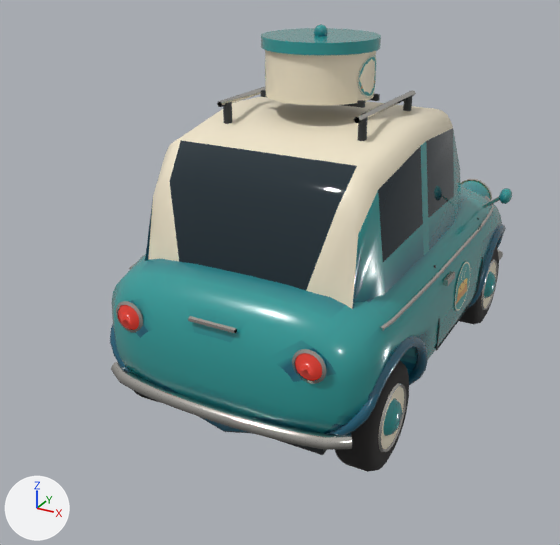
What one commit did to the glTF model art/exports/microcar.glb.
Before and after are seen from a 50 mm lens placed at (1.71, -3.78, 2.35), pointed at (-0.23, -0.25, 0.58). The axes (+X, +Y, +Z) are drawn at lower left. The lights are the same throughout. The older version comes first. Vertices at exactly the same position are counted once.

Script lines for the objects in view, before the commit:
```python
mat_car_glass = bpy.data.materials.new('car_glass')
mat_car_glass.use_nodes = True; mat_car_glass.node_tree.nodes.clear()
_N = mat_car_glass.node_tree.nodes; _L = mat_car_glass.node_tree.links
n0 = _N.new('ShaderNodeBsdfPrincipled'); n0.name = 'Principled BSDF'
n0.inputs[2].default_value = 0.05  # 'Roughness'
n1 = _N.new('ShaderNodeOutputMaterial'); n1.name = 'Material Output'
n2 = _N.new('ShaderNodeMix'); n2.name = 'Mix'
n2.data_type = 'RGBA'
n2.blend_type = 'MULTIPLY'
n2.inputs[0].default_value = 1.0  # 'Factor'
n2.inputs[7].default_value = (0.0137, 0.0273, 0.0369, 1.0)  # 'B', dark blue #1f2e36
n3 = _N.new('ShaderNodeVertexColor'); n3.name = 'Color Attribute'
_L.new(n0.outputs[0], n1.inputs[0])  # 'BSDF' to 'Surface'
_L.new(n2.outputs[2], n0.inputs[0])  # 'Result' to 'Base Color'
_L.new(n3.outputs[0], n2.inputs[6])  # 'Color' to 'A'
me_microcar = bpy.data.meshes.new('microcar')
me_microcar.from_pydata(...)  # 5776 vertices, 10107 faces; spans x -0.82..0.82, y -1.34..1.37, z 0.0..1.94
me_microcar.materials.append(mat_car_teal)
me_microcar.materials.append(mat_car_trim)
me_microcar.materials.append(mat_car_cream)
me_microcar.materials.append(mat_car_glass)
me_microcar.materials.append(mat_car_tyre)
me_microcar.materials.append(mat_car_chrome)
me_microcar.materials.append(mat_car_box)
me_microcar.materials.append(mat_car_lamp)
me_microcar.materials.append(mat_car_tail)
me_microcar.materials.append(mat_car_seat)
ob_microcar = bpy.data.objects.new('microcar', me_microcar)
ob_microcar.location = (0.0, 0.0, 0.0)
```
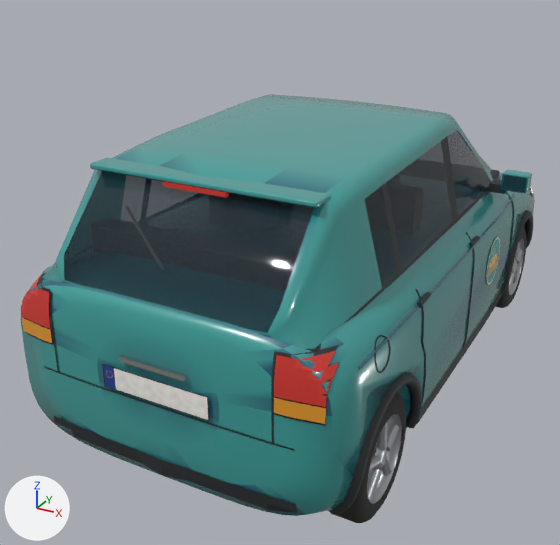
Boxes (x1, y1, x2, y2) around the edits, measured in the pictures (560 x 545 px; the box of a moved part takes in the faces that stretch with it):
'microcar', surface changed, reshaped (28% wider): before (110, 24, 512, 472); after (21, 94, 535, 523)
part 1 of me_microcar, moved or reshaped (not visible afterwards): before (145, 396, 326, 455)
part 2 of me_microcar, added: after (469, 236, 480, 248)
part 3 of me_microcar, added: after (417, 292, 431, 308)
part 4 of me_microcar, moved or reshaped (not visible before): after (489, 179, 507, 194)
part 5 of me_microcar, added: after (502, 175, 527, 192)
part 6 of me_microcar, rebuilt (32% wider, 39% taller): before (112, 186, 502, 434); after (21, 172, 535, 516)
part 7 of me_microcar, rebuilt: before (145, 96, 461, 309); after (42, 94, 502, 351)
part 8 of me_microcar, deleted: before (111, 24, 503, 472)
part 9 of me_microcar, built on: before (110, 188, 512, 435); after (21, 158, 533, 523)

What changed in the scene script:
```text
Add img_plate:
    img_plate = load_image('plate', '_unpacked/plate', 1024, 256, 'sRGB')
Change mat_car_glass:
    where n2 = _N.new('ShaderNodeMix'); n2.name = 'Mix'
    n2.inputs[7].default_value: (0.0137, 0.0273, 0.0369, 1.0) -> (0.016, 0.0319, 0.0452, 1.0)  # 'B', dark blue #1f2e36 -> 'B', dark blue #22323c
    add n4 = _N.new('ShaderNodeMath'); n4.name = 'Math'
    add n4.operation = 'MULTIPLY'
    add n4.inputs[1].default_value = 0.62  # 'Value'
    where n0 = _N.new('ShaderNodeBsdfPrincipled'); n0.name = 'Principled BSDF'
    where n3 = _N.new('ShaderNodeVertexColor'); n3.name = 'Color Attribute'
    add _L.new(n4.outputs[0], n0.inputs[4])  # 'Value' to 'Alpha'
    add _L.new(n3.outputs[1], n4.inputs[0])  # 'Alpha' to 'Value'
Add mat_car_plate:
    mat_car_plate = bpy.data.materials.new('car_plate')
    # uses the picture img_plate
Add mat_car_amber:
    mat_car_amber = bpy.data.materials.new('car_amber')
    # nodes: BsdfPrincipled, Mix, OutputMaterial, VertexColor
    # colours: orange #e39a2e, mixed with the vertex colours
Add mat_car_alloy:
    mat_car_alloy = bpy.data.materials.new('car_alloy')
    # nodes: BsdfPrincipled, Mix, OutputMaterial, VertexColor
    # colours: light grey #b8bcc0, mixed with the vertex colours
Change me_microcar:
    used by ob_microcar; location = (0.0, 0.0, 0.0)
    remove me_microcar.from_pydata(...)  # 5776 vertices, 10107 faces; spans x -0.82..0.82, y -1.34..1.37, z 0.0..1.94
    add me_microcar.from_pydata(...)  # 6199 vertices, 10970 faces; spans x -0.91..0.91, y -1.72..1.87, z 0.0..1.5
    me_microcar part 1: the loose piece of 44 vertices spanning x -0.5..0.5, y -1.19..-0.51, z 0.2..0.62 is scaled about its middle by (1.16, 0.971, 0.952), then moved by (0.0, -0.33, 0.02)
    me_microcar part 2: a new loose piece, a 6-sided cylinder along y spanning x 0.782..0.808, y -0.12..0.0, z 0.889..0.911, in mat_car_trim
    me_microcar part 3: a new loose piece, a 6-sided cylinder along y spanning x 0.786..0.812, y -0.9..-0.78, z 0.889..0.911, in mat_car_trim
    me_microcar part 4: the loose piece of 24 vertices spanning x 0.12..0.55, y -0.55..-0.05, z 0.86..1.0 is scaled about its middle by (0.21, 0.159, 0.38), then moved by (0.41, 0.92, 0.07), in mat_car_trim
    me_microcar part 5: a new loose piece, a box spanning x 0.772..0.898, y 0.549..0.56, z 1.008..1.088, in mat_car_glass
    me_microcar part 6: the loose piece of 624 vertices spanning x -0.73..0.73, y -1.3..1.32, z 0.17..0.96 is rebuilt with 718 vertices and now spans x -0.81..0.81, y -1.7..1.86, z 0.14..1.04
    me_microcar part 7: the loose piece of 162 vertices spanning x -0.62..0.62, y -1.05..0.64, z 0.81..1.52 is rebuilt with 222 vertices and now spans x -0.7..0.7, y -1.64..1.02, z 0.92..1.5
    me_microcar part 8: 70 loose pieces with 3672 vertices, spanning x -0.77..0.77, y -1.34..1.37, z 0.0..1.94, are deleted
    me_microcar part 9: 2 vertices moved within x -0.77..0.77, y 0.56, z 1.0; 1180 vertices removed from x -0.82..0.82, y -1.24..1.24, z 0.18..1.36; 5049 vertices added at x -0.91..0.91, y -1.72..1.87, z 0.0..1.45
    other edits to the shape of me_microcar do not show in these pictures
    remove me_microcar.materials.append(mat_car_cream)
    add me_microcar.materials.append(mat_car_alloy)
    add me_microcar.materials.append(mat_car_amber)
    add me_microcar.materials.append(mat_car_plate)
```
